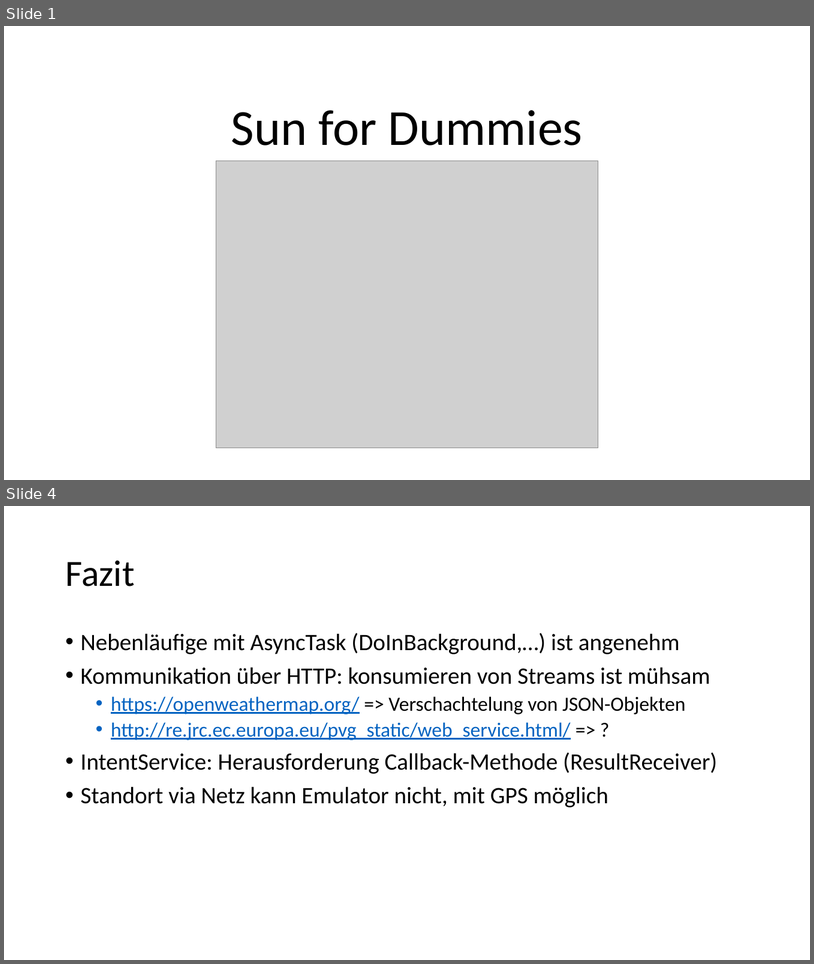
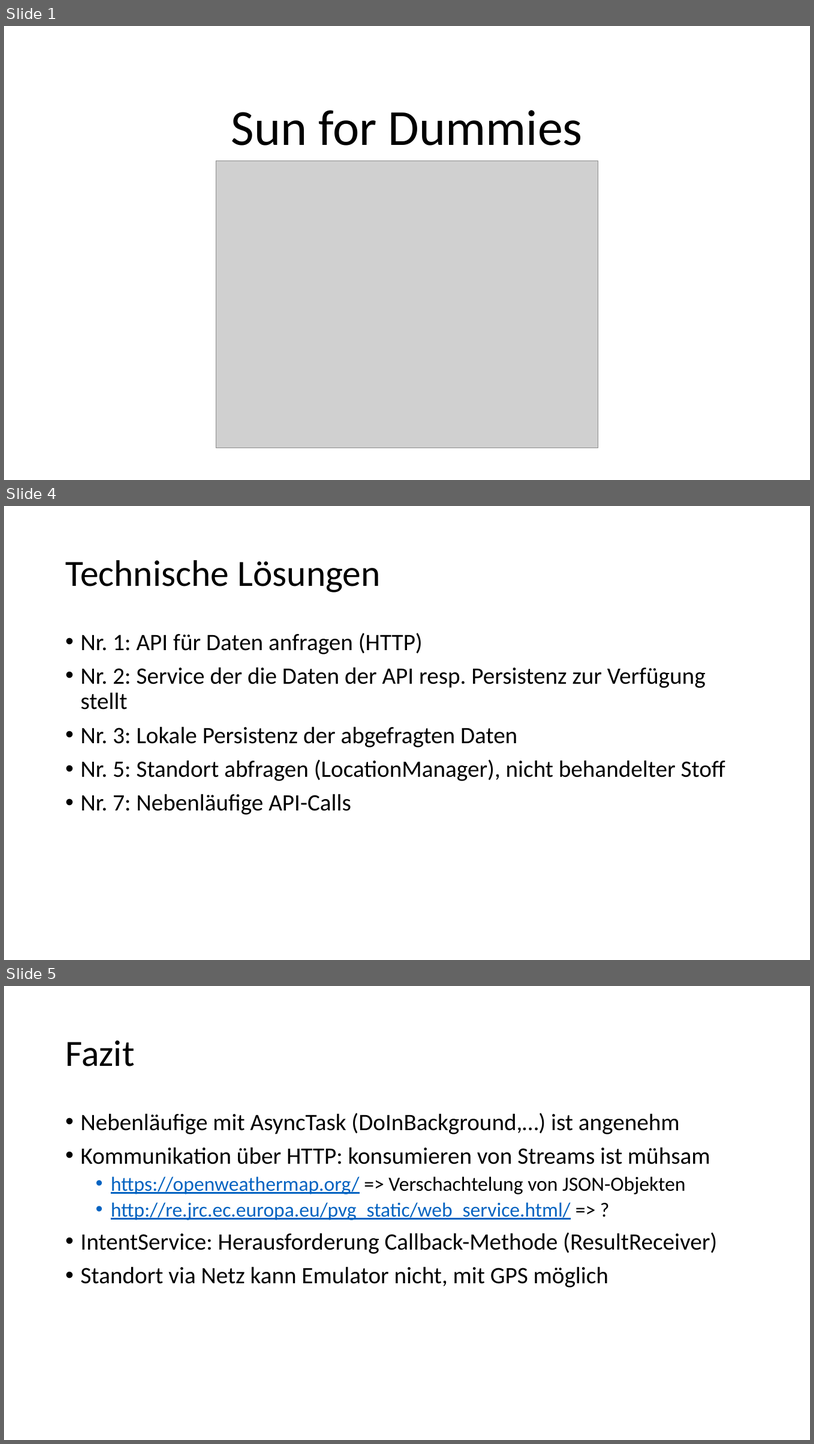
Before and after one commit to dozgr95/SunForDummies, a slide deck: Docs/MOBPRO_APP_Abschluss.pptx. Shown one above the other, each under a label of ours: slides 1 and 4 before the commit, slides 1, 4 and 5 after it; the slides between them are not shown. The pictures are 814x964 and 814x1444 pixels, drawn with LibreOffice and Linux fonts; fonts in the diff are those of the drawing; grey boxes stand for pictures. Boxes give left, top, right and bottom in pixels: in the first picture for what was removed or moved away, otherwise in the second. Text is boxed around its words. In the diff, an @@ line names an element or a change of style, - is before the commit and + after.

```diff
--- a/Docs/MOBPRO_APP_Abschluss.pptx
+++ b/Docs/MOBPRO_APP_Abschluss.pptx
@@ slide 4 added at [4, 506, 810, 960], background #FFFFFF @@
@@ title added at [65, 560, 381, 592], 44 pt, text #000000 @@
+Technische Lösungen
@@ text added at [81, 633, 726, 814], 28 pt, text #000000 @@
+• Nr. 1: API für Daten anfragen (HTTP)
+• Nr. 2: Service der die Daten der API resp. Persistenz zur Verfügung stellt
+• Nr. 3: Lokale Persistenz der abgefragten Daten
+• Nr. 5: Standort abfragen (LocationManager), nicht behandelter Stoff
+• Nr. 7: Nebenläufige API-Calls
@@ what was slide 4 is now slide 5 @@
```
Also in this commit, not shown: 2 slides changed, 6 other files.
